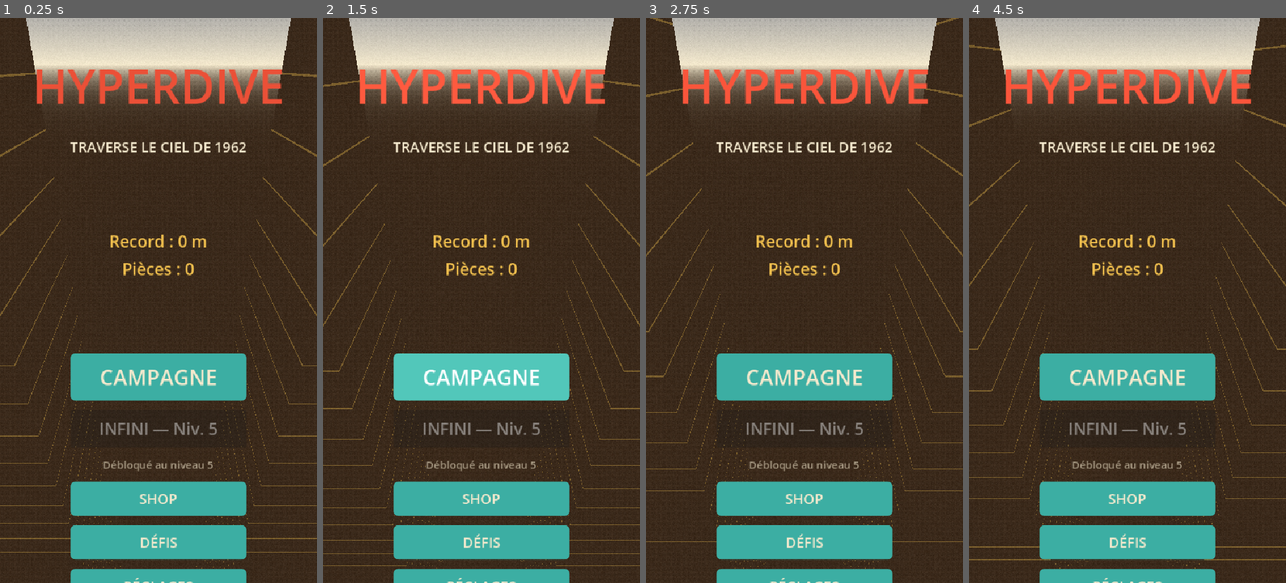
Above: before the commit, frames 1-4 (left to right).
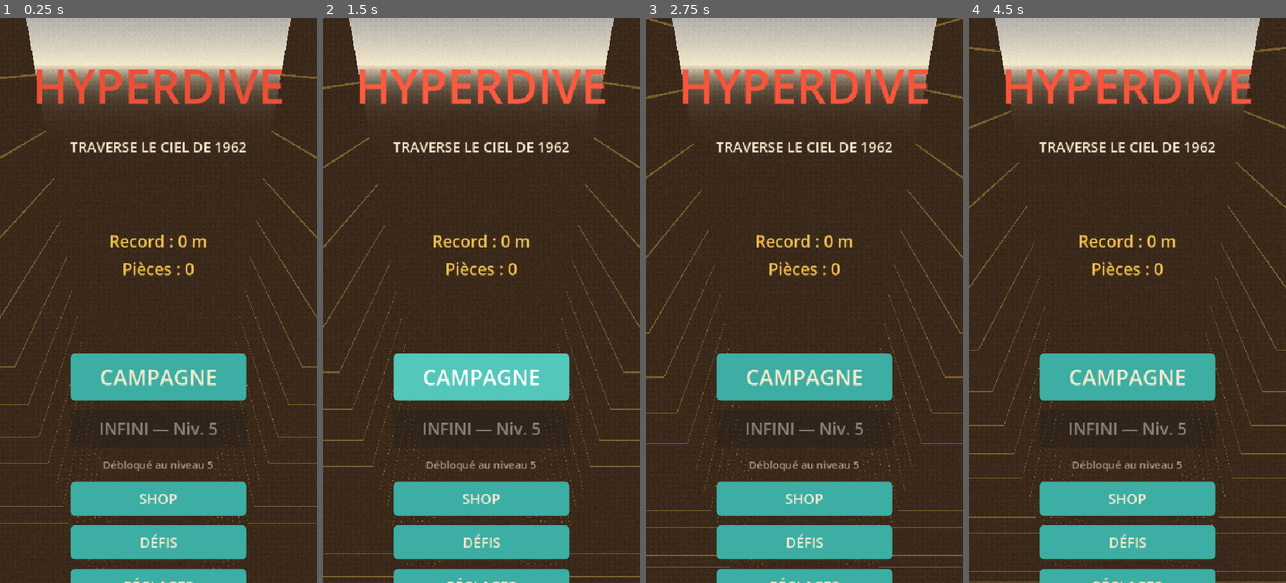
Above: after the commit, the same moments.

Repository: quvntvn/Hyperdive
Game: Godot game, scene res://scenes/ui/main_menu.tscn
The game is run twice, just before and just after one commit, with the same random seed, the same clock (stepped at 60 frames per second) and the same inputs.
Inputs (mouse positions are in pixels of both pictures, inside the frame that each line leads up to):
- Up to frame 1 (0.25 s): no input
- Up to frame 2 (1.5 s): tap Enter at 0.5 s; move the mouse to (551, 272) at 0.52 s; hold D (move_right) 0.53-1.25 s; tap 1 at 0.6 s; click (551, 272) at 0.67 s; drag from (418, 328) to (465, 413) at 1.27 s
- Up to frame 3 (2.75 s): move the mouse to (836, 176) at 2.02 s; hold D (move_right) from 2.03 s (still down); tap 3 at 2.1 s
- Up to frame 4 (4.5 s): release D (move_right) at 2.75 s; drag from (1111, 413) to (1032, 215) at 2.77 s; move the mouse to (1222, 385) at 3.52 s; hold A (move_left) 3.53-4.25 s; tap 2 at 3.6 s; drag from (1032, 215) to (1079, 159) at 4.27 s

The runs differ from the first frame. In frame 1, 1.9% of the frame differs, in the area x 0-100%, y 9-98%; in frame 2, 2.1%; in frame 3, 2.1%; in frame 4, 2.3%, in the area x 0-100%, y 4-100%.

Commit message:
chore(project): stretch expand, physique 120Hz + interpolation
Co-Authored-By: Claude Sonnet 4.6 <noreply@anthropic.com>

Diff:
--- a/hyperdive/project.godot
+++ b/hyperdive/project.godot
@@ -26,8 +26,8 @@
 window/size/viewport_width=540
 window/size/viewport_height=960
 window/stretch/mode="canvas_items"
-window/stretch/aspect="keep"
-window/handheld/orientation="portrait"
+window/stretch/aspect="expand"
+window/handheld/orientation=1
 
 [input]
 
@@ -50,7 +50,9 @@
 
 [physics]
 
+common/physics_ticks_per_second=120
 3d/physics_engine="Jolt Physics"
+common/physics_interpolation=true
 
 [rendering]
 
